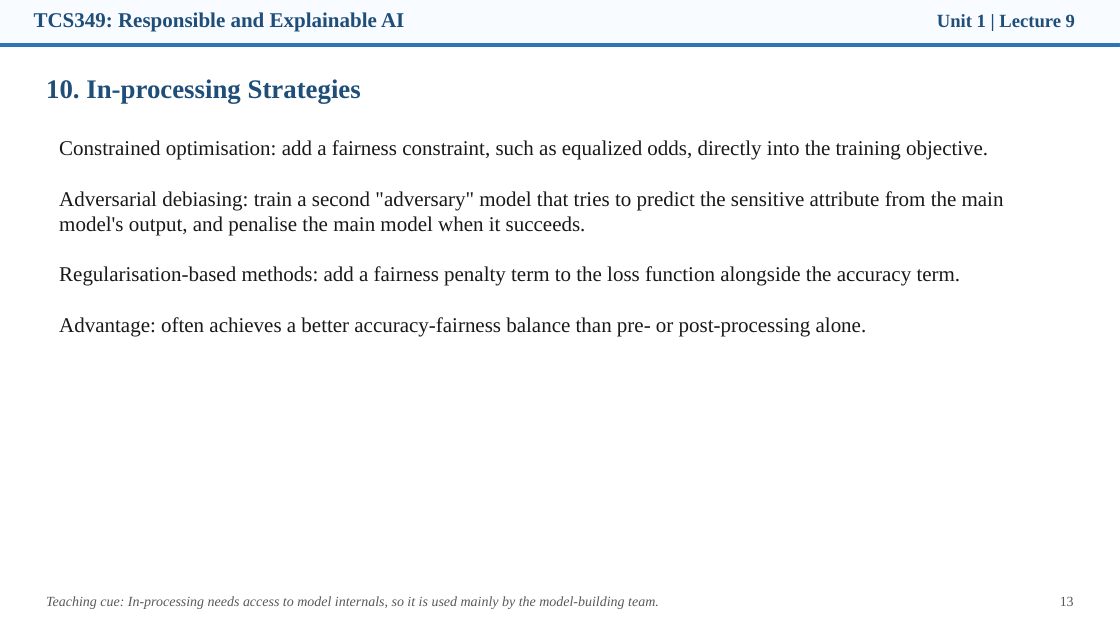
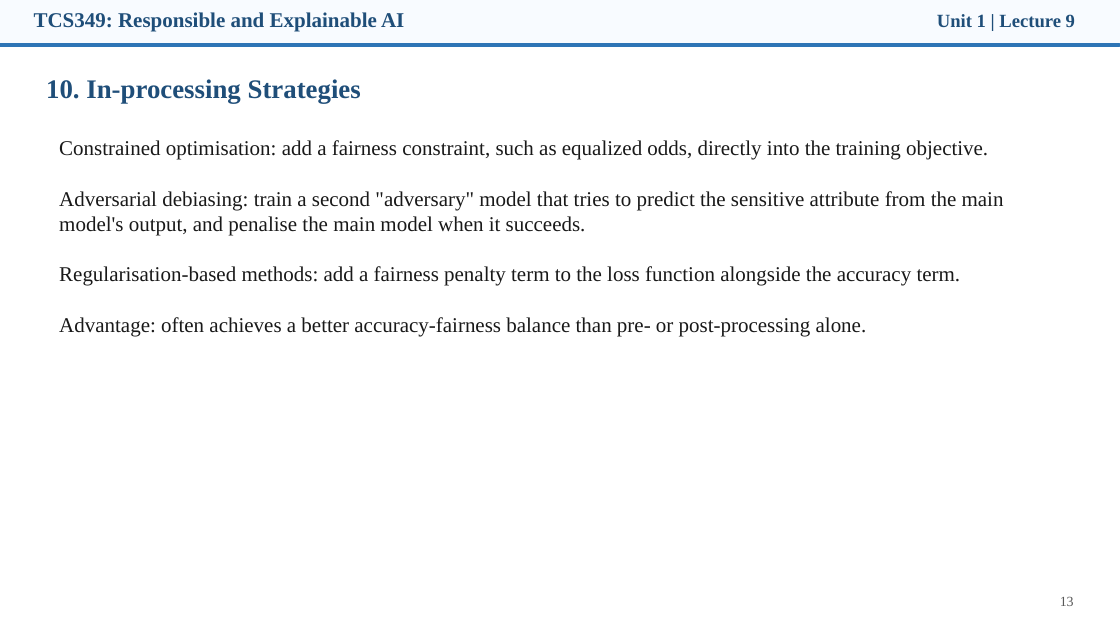
Before and after one commit to manojkaushik/manojkaushik.github.io, a slide deck: slide 11 of assets/TCS349/Unit-1/Lecture8-9_Fairness_Tradeoffs_Mitigation.pptx (slide 13 before the commit). Drawn at 1120x630 pixels with LibreOffice and Linux fonts; fonts in the diff are those of the drawing. Boxes give left, top, right and bottom in pixels: in the first picture for what was removed or moved away, otherwise in the second. Text is boxed around its words. In the diff, an @@ line names an element or a change of style, - is before the commit and + after.

```diff
--- a/assets/TCS349/Unit-1/Lecture8-9_Fairness_Tradeoffs_Mitigation.pptx
+++ b/assets/TCS349/Unit-1/Lecture8-9_Fairness_Tradeoffs_Mitigation.pptx
@@ text removed at bbox=[46, 596, 659, 609] @@
-Teaching cue: In-processing needs access to model internals, so it is used mainly by the model-building team.
```
Also in this commit, not shown: 13 other slides changed, 5 slides removed, 28 other files.
